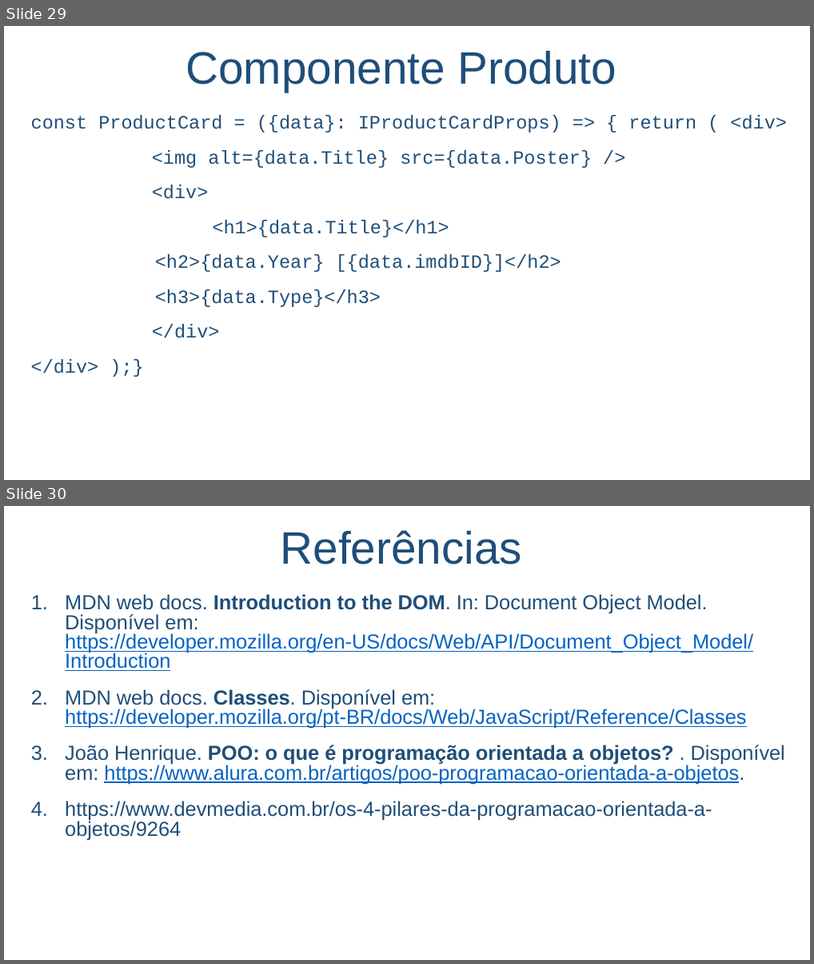
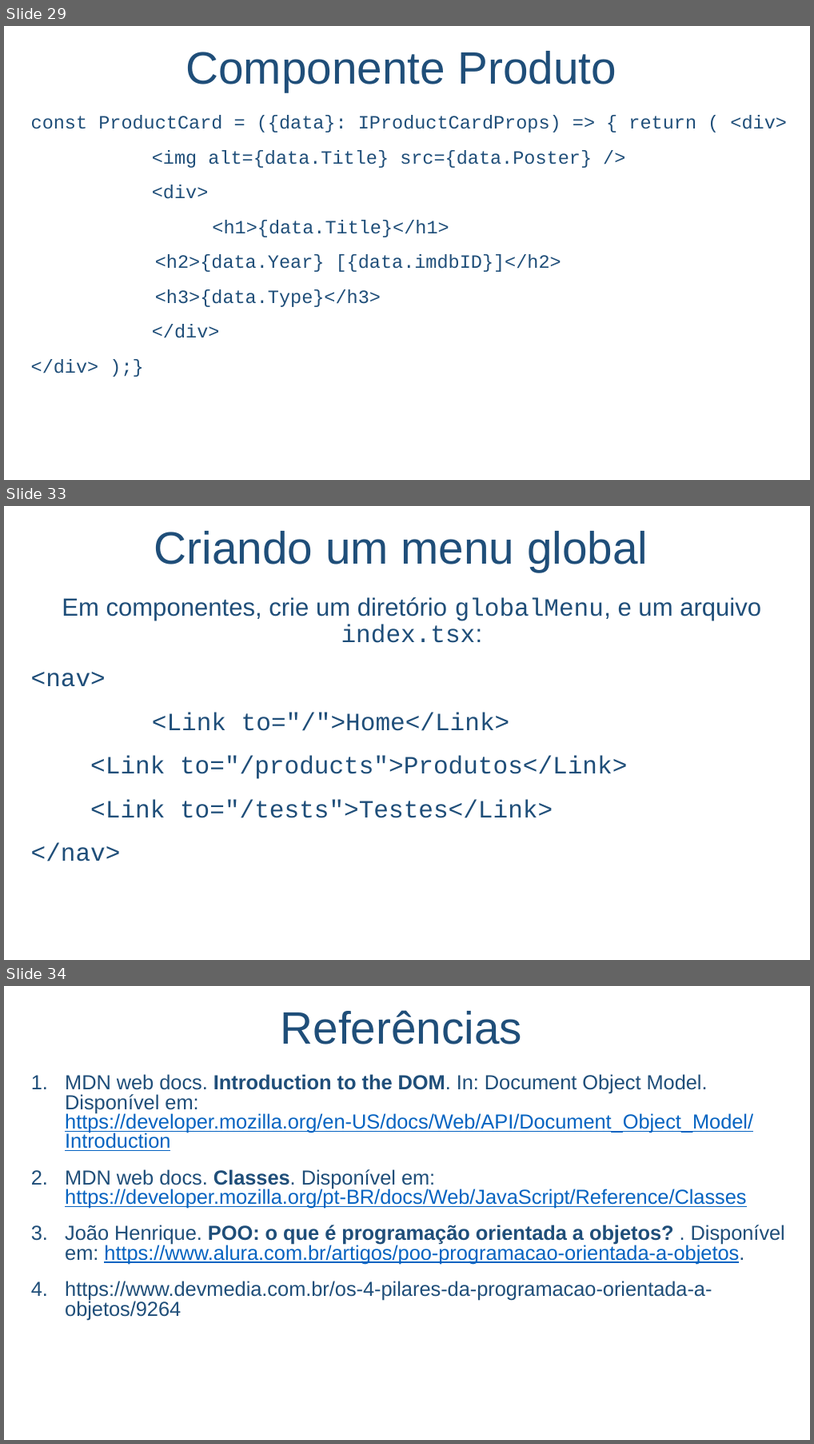
Before and after one commit to salmo-jr/public-slides, a slide deck: React.pptx. Shown one above the other, each under a label of ours: slides 29 and 30 before the commit, slides 29, 33 and 34 after it; the slides between them are not shown. The pictures are 814x964 and 814x1444 pixels, drawn with LibreOffice and Linux fonts; fonts in the diff are those of the drawing; background and template pictures are left out. Boxes give left, top, right and bottom in pixels: in the first picture for what was removed or moved away, otherwise in the second. Text is boxed around its words. In the diff, an @@ line names an element or a change of style, - is before the commit and + after.

```diff
--- a/React.pptx
+++ b/React.pptx
@@ slide 33 added at (4, 506, 810, 960), background picture (left out) @@
@@ text added at (154, 531, 648, 572), 54 pt, text #1F4E79 @@
+Criando um menu global
@@ text added at (31, 597, 762, 861), 29.6 pt, text #1F4E79 @@
+Em componentes, crie um diretório globalMenu, e um arquivo index.tsx:
+<nav>
+<Link to="/">Home</Link>
+<Link to="/products">Produtos</Link>
+<Link to="/tests">Testes</Link>
+</nav>
@@ what was slide 30 is now slide 34 @@
```
Also in this commit, not shown: 3 other slides added, 1 other file.
